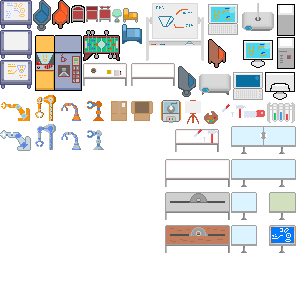
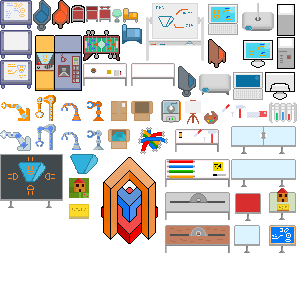
Comparing the layer stacks of the two 300px x 300px images. Changes:
added layer "Layer 53" above "Layer 52" over (x1=69, y1=204, x2=89, y2=219)
added layer "Layer 52" above "Layer 51" over (x1=277, y1=204, x2=289, y2=211)
added layer "Layer 51" above "Layer 50" over (x1=277, y1=188, x2=288, y2=202)
added layer "Layer 50" above "euhm copy" over (x1=69, y1=178, x2=89, y2=198)
added layer "euhm" above "Layer 48" over (x1=101, y1=157, x2=158, y2=244)
added layer "Layer 48" above "Layer 47" over (x1=0, y1=154, x2=63, y2=208)
added layer "Layer 47" above "Layer 46" over (x1=108, y1=129, x2=130, y2=149)
added layer "Layer 46" above "Layer 45" over (x1=213, y1=162, x2=226, y2=176)
added layer "Layer 45" above "Layer 44" over (x1=179, y1=132, x2=182, y2=138)
added layer "Layer 44" above "Layer 43" over (x1=167, y1=160, x2=195, y2=178)
added layer "Layer 43" above "Layer 42" over (x1=138, y1=127, x2=168, y2=154)
added layer "Layer 40" above "Layer 39" over (x1=70, y1=154, x2=98, y2=174)
painted on "Layer 39" over (x1=267, y1=102, x2=297, y2=123)
painted on "Layer 38" over (x1=244, y1=110, x2=267, y2=118)
painted on "Layer 34" over (x1=231, y1=192, x2=261, y2=253)
showed "Background" over (x1=0, y1=102, x2=297, y2=253)
